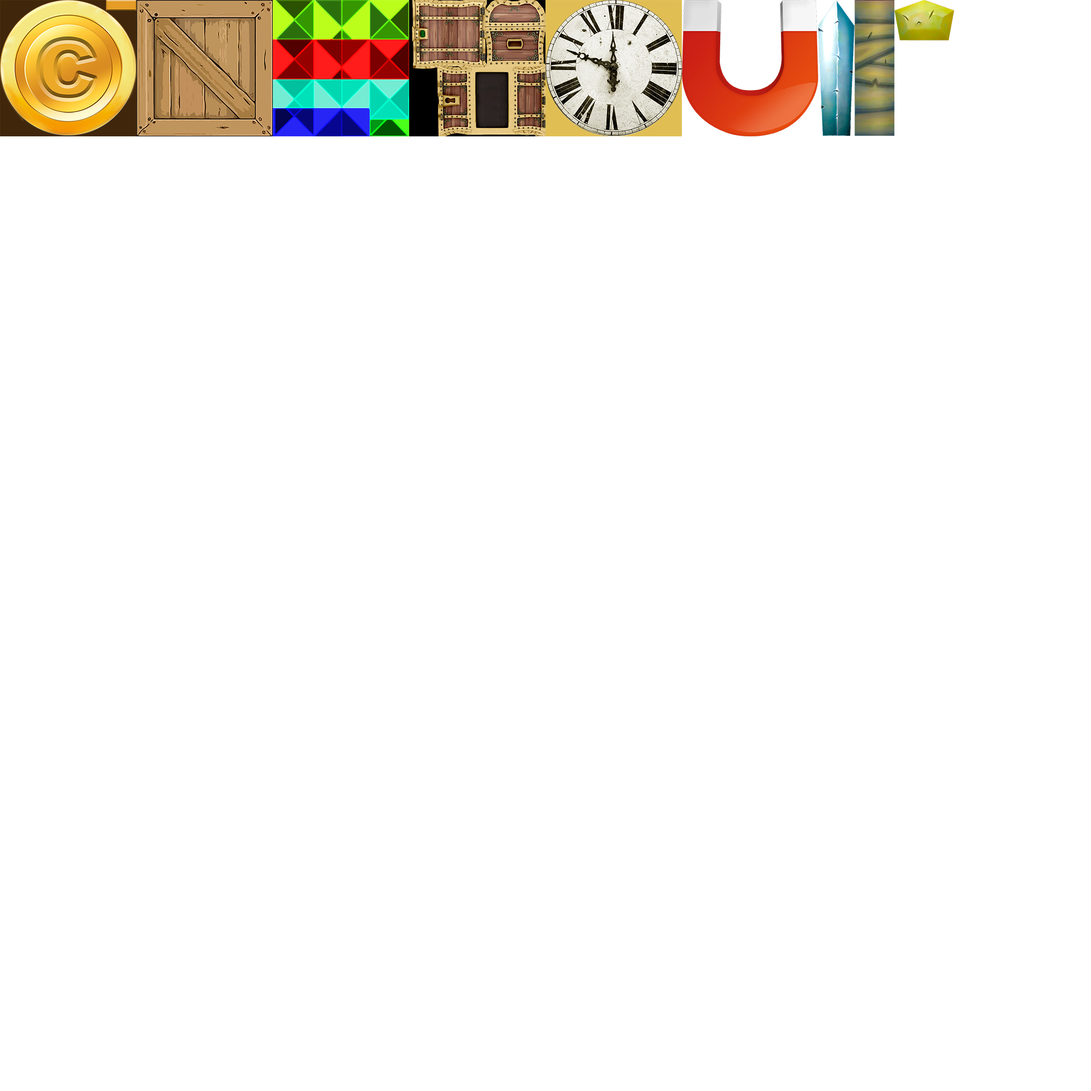
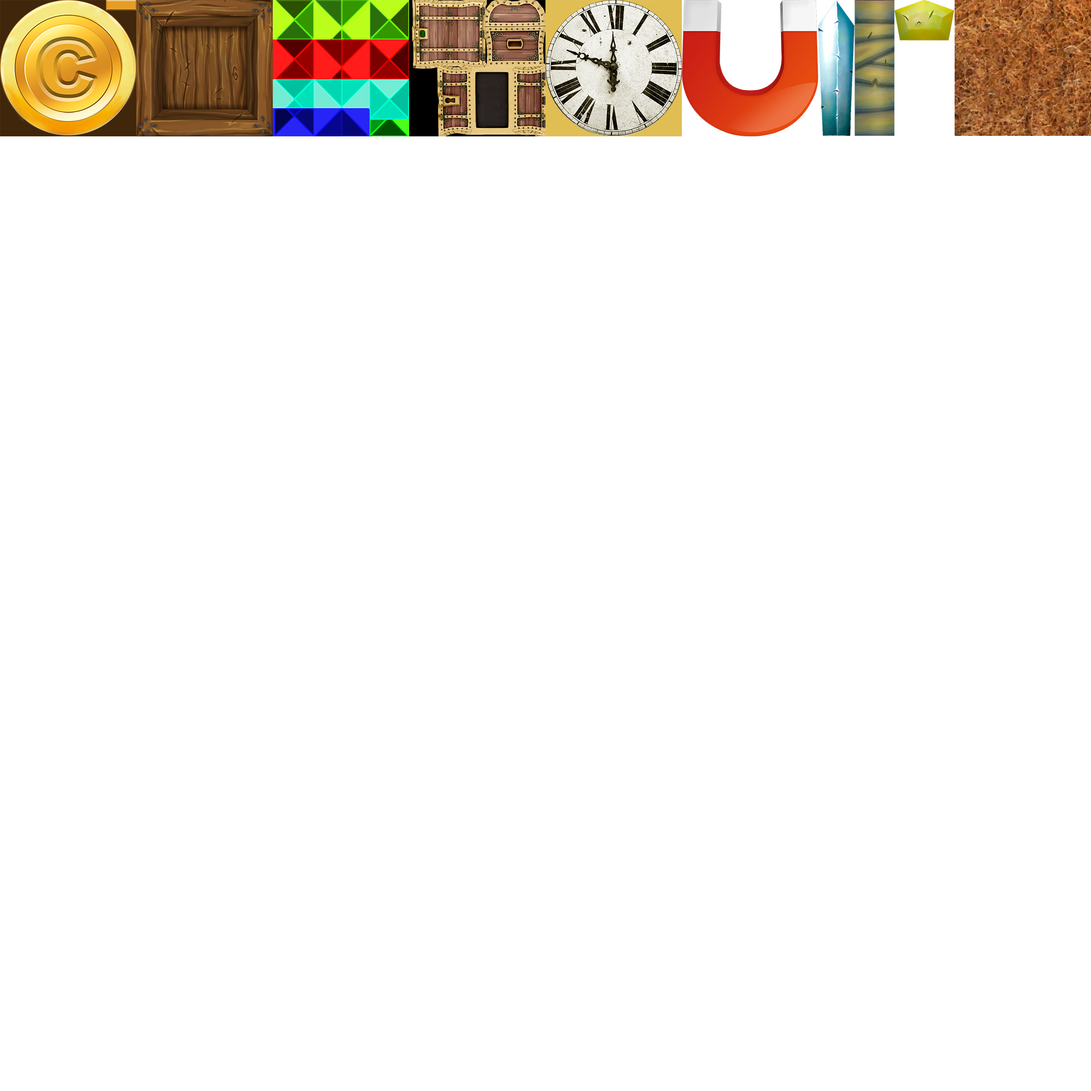
Layered file, before and after one edit (1091×1091). Changes by layer:
added layer "Warstwa 13" above "Warstwa 12" over [955, 0, 1091, 136]
added layer "Warstwa 12" above "Warstwa 4" over [136, 0, 273, 137]
